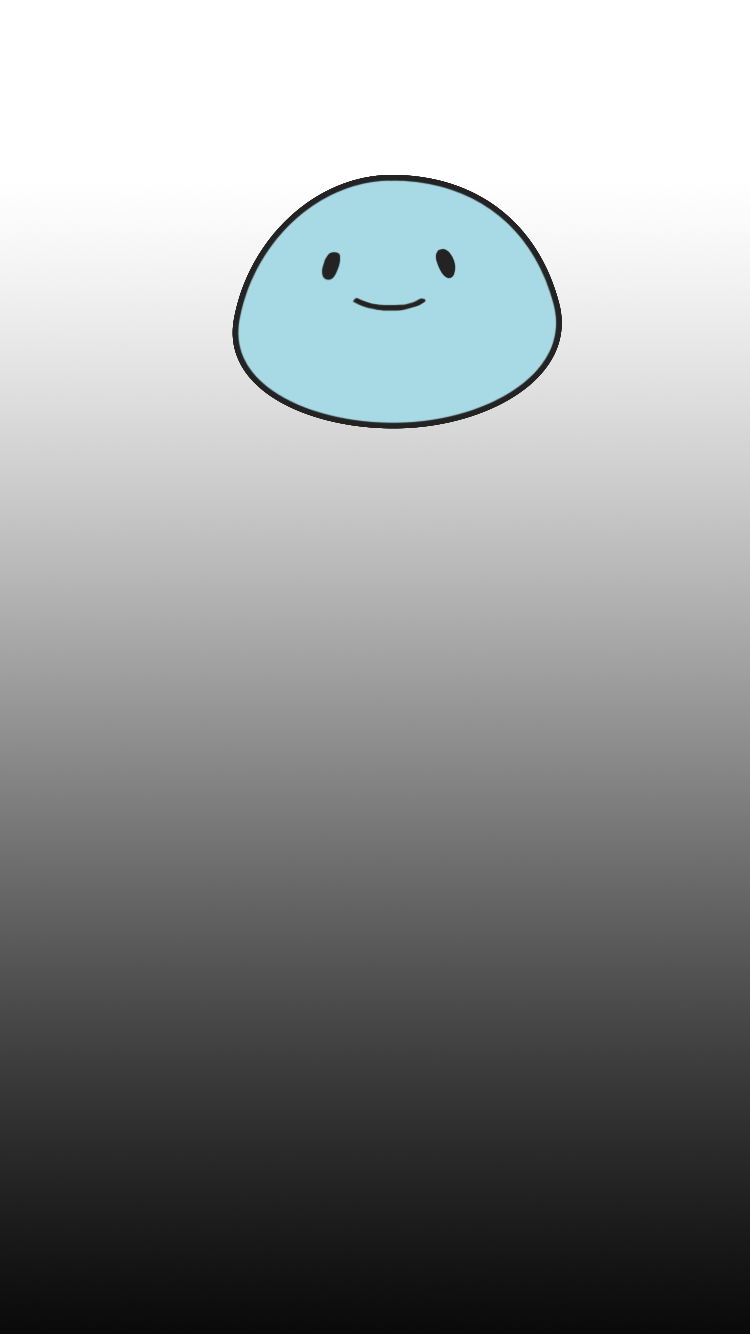
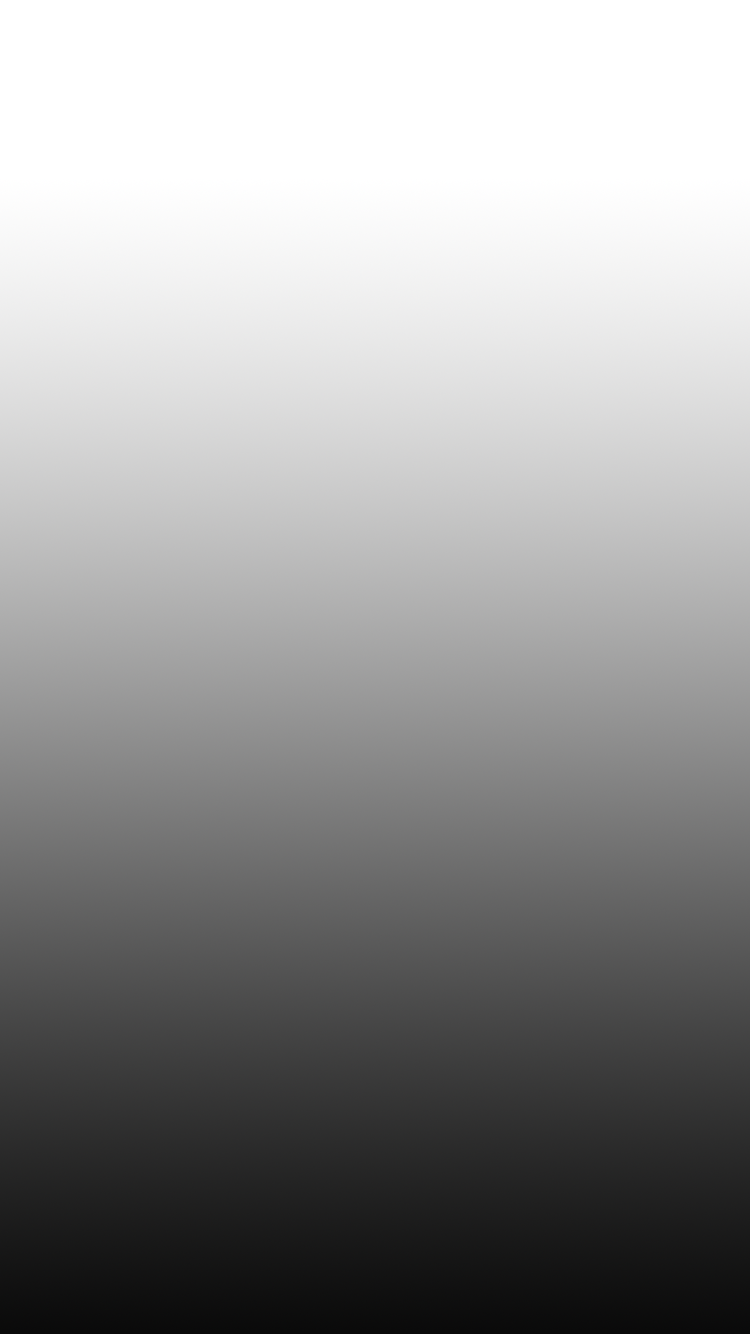
Revision of a layered 750x1334 image; what changed, layer by layer:
hid "レイヤー 1" over [232, 175, 562, 429]
